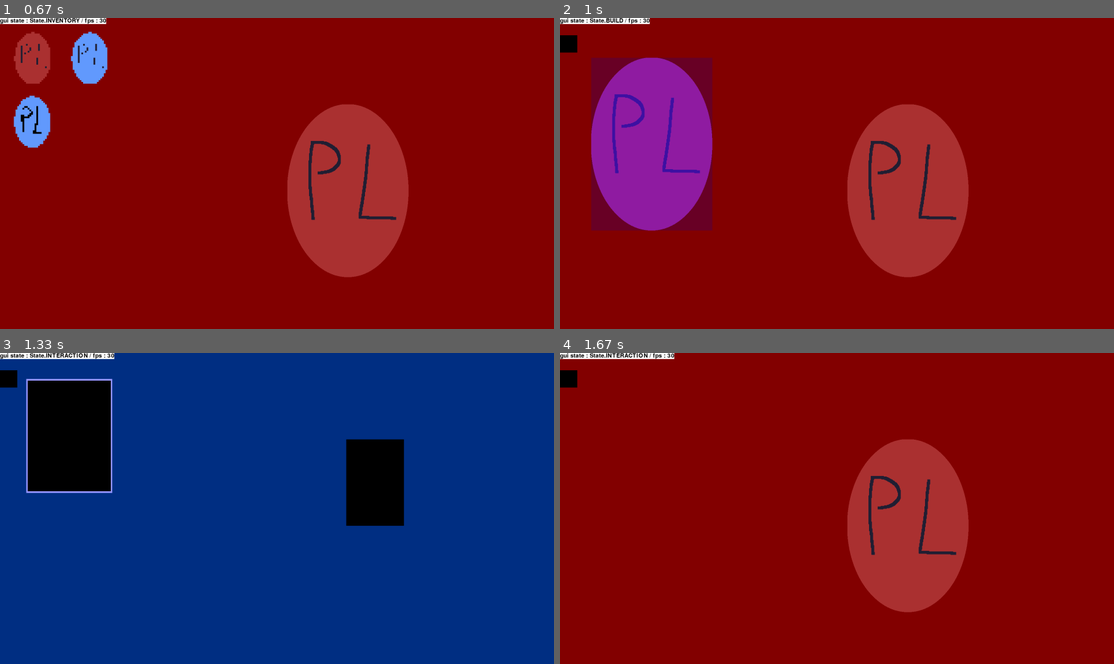
Above: before the commit, frames 1-4 (two rows, left to right).
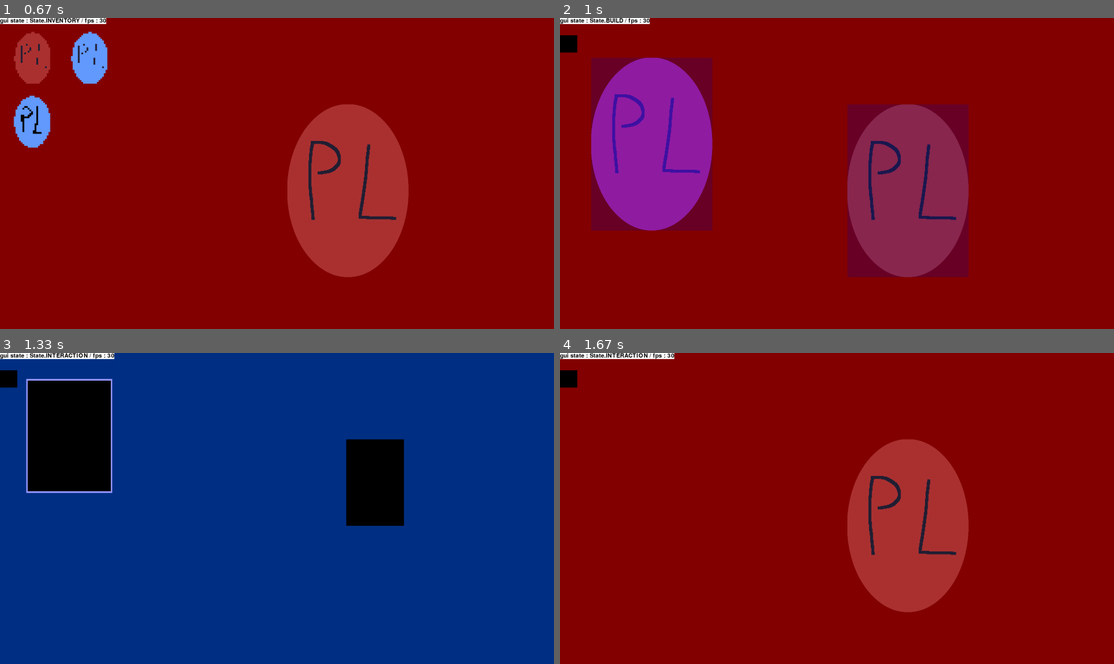
Above: after the commit, the same moments.

Repository: PouchyCorp/TrophNSI
Game: pygame game, started from sources/main.py
Two runs of this game, one before a commit and one after it. Both use one fixed random seed, a clock stepped at 60 frames per second and the inputs below.
Inputs (mouse positions are in pixels of both pictures, inside the frame that each line leads up to):
- Up to frame 1 (0.67 s): tap Space at 0.33 s
- Up to frame 2 (1 s): click (593, 58) at 0.72 s
- Up to frame 3 (1.33 s): hold Up from 1 s (still down); tap Space at 1.07 s
- Up to frame 4 (1.67 s): tap Space at 1.37, 1.57 s; release Up at 1.47 s; hold Down from 1.5 s (still down)

Frame 1 is identical in both runs. In frame 2, 12% of the frame differs, in the area x 51-74%, y 27-84%; in frame 3, nothing differs; in frame 4, nothing differs.

Commit message:
room holograms

Diff:
--- a/sources/main.py
+++ b/sources/main.py
@@ -145,6 +145,7 @@
 
         if gui_state is State.BUILD:
             build_mode.show_hologram(WIN, mouse_pos)
+            build_mode.show_room_holograms(WIN, current_room)
 
         #drawed last
         render_popups()
--- a/sources/objects/build_mode.py
+++ b/sources/objects/build_mode.py
@@ -7,6 +7,19 @@
     def __init__(self) -> None:
         self.selected_placeable : Placeable = None
         #self.in_build_mode : bool = False
+
+    def show_room_holograms(self, win : Surface, room : Room):
+        room_rects = [placeable.rect for placeable in room.placed]
+        rect_surfs = []
+        for rect in room_rects:
+            hologram_rect_surf : Surface = Surface((rect.width, rect.height))
+            hologram_rect_surf.set_alpha(50)
+            hologram_rect_surf.fill((0,0,200,50))
+            rect_surfs.append(hologram_rect_surf)
+
+        assert len(room_rects) == len(rect_surfs)
+        win.blits((rect_surfs[i], room_rects[i]) for i in range(len(room_rects)))
+
 
 
     def show_hologram(self, win : Surface, mouse_pos : Coord):
